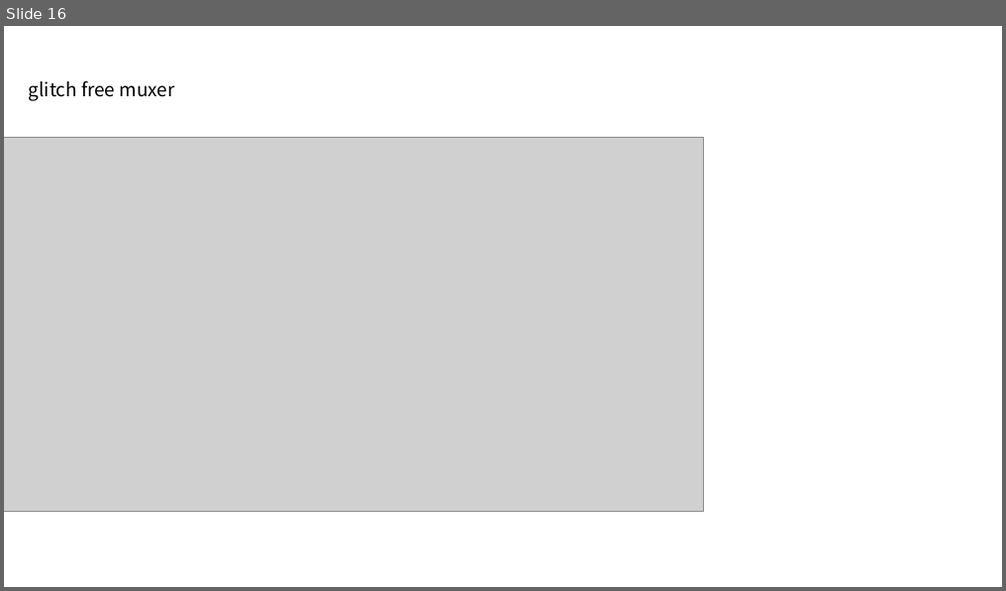
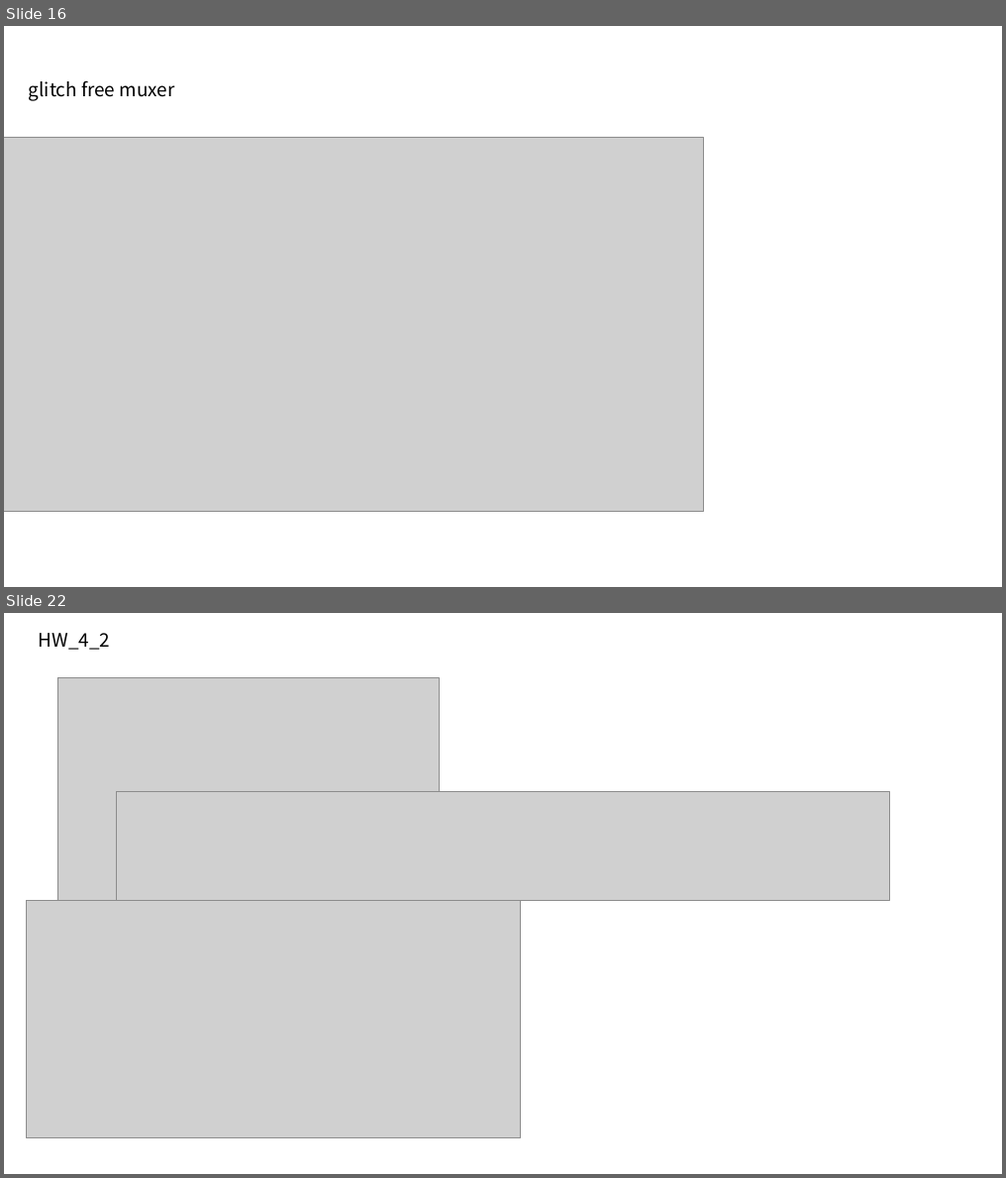
Before and after one commit to kimsacademy1234-max/System_Verilog, a slide deck: vfile/inform_module/module_library.pptx. Shown one above the other, each under a label of ours: slide 16 before the commit, slides 16 and 22 after it; the slides between them are not shown. The pictures are 1006x591 and 1006x1178 pixels, drawn with LibreOffice and Linux fonts; fonts in the diff are those of the drawing; grey boxes stand for pictures. Boxes give left, top, right and bottom in pixels: in the first picture for what was removed or moved away, otherwise in the second. Text is boxed around its words. In the diff, an @@ line names an element or a change of style, - is before the commit and + after.

```diff
--- a/vfile/inform_module/module_library.pptx
+++ b/vfile/inform_module/module_library.pptx
@@ slide 22 added at (4, 613, 1002, 1174), background #FFFFFF @@
@@ text added at (39, 633, 110, 650), 18 pt, text #000000 @@
+HW_4_2
@@ picture added at (57, 678, 439, 900) @@
@@ picture added at (116, 792, 890, 900) @@
@@ picture added at (26, 900, 520, 1139) @@
```
Also in this commit, not shown: 3 other slides added, 1 slide removed, 4 other files.
